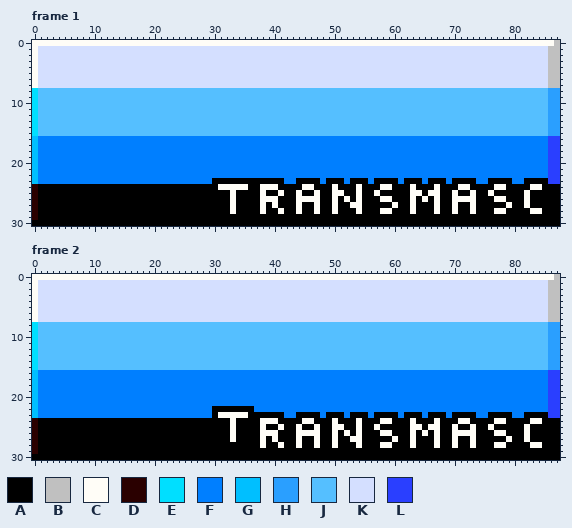
Pixel-art file -- aseprite/pride/badge_transmasc.aseprite. Above is the file before it was changed.
88x31 pixels, 10 frames. Shown: frame 1, frame 2. The commit also changed other frames, which this record leaves out.
Palette (. is transparent): A #000000  B #c0c0c0  C #fffdf7  D #2a0000  E #00dfff  F #007fff  G #00bfff  H #2a9fff  J #55bfff  K #d4dfff  L #2a3fff
And afterwards:
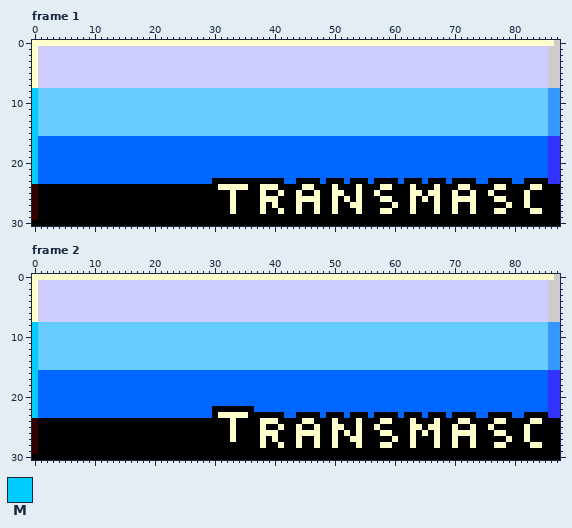
Colours new in this view: M #00ccff
What changed:
@@ palette @@
-B #c0c0c0
+B #cccccc
-C #fffdf7
+C #ffffcc
-D #2a0000
+D #330000
-F #007fff
+F #0066ff
-H #2a9fff
+H #3399ff
-J #55bfff
+J #66ccff
-K #d4dfff
+K #ccccff
-L #2a3fff
+L #3333ff
--- frame 1, layer "Border"
@@ x 0..2 @@
  7 CKK
- 8 EJJ
- 9 EJJ
-10 EJJ
-11 EJJ
-12 EJJ
-13 EJJ
-14 EJJ
-15 EJJ
-16 GFF
-17 GFF
-18 GFF
-19 GFF
-20 GFF
-21 GFF
-22 GFF
-23 GFF
+ 8 MJJ
+ 9 MJJ
+10 MJJ
+11 MJJ
+12 MJJ
+13 MJJ
+14 MJJ
+15 MJJ
+16 MFF
+17 MFF
+18 MFF
+19 MFF
+20 MFF
+21 MFF
+22 MFF
+23 MFF
 24 DAA
--- frame 2, layer "Border": the same change as frame 1
Pixel boxes of the changes (left, top, right, bottom) in both pictures:
changed: (32, 40, 560, 220)
changed: (32, 274, 560, 454)
